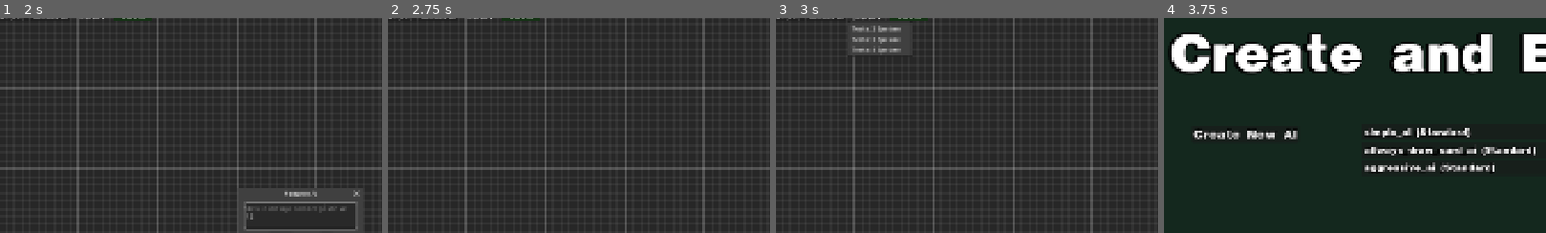
Above: before the commit, frames 1-4 (left to right).
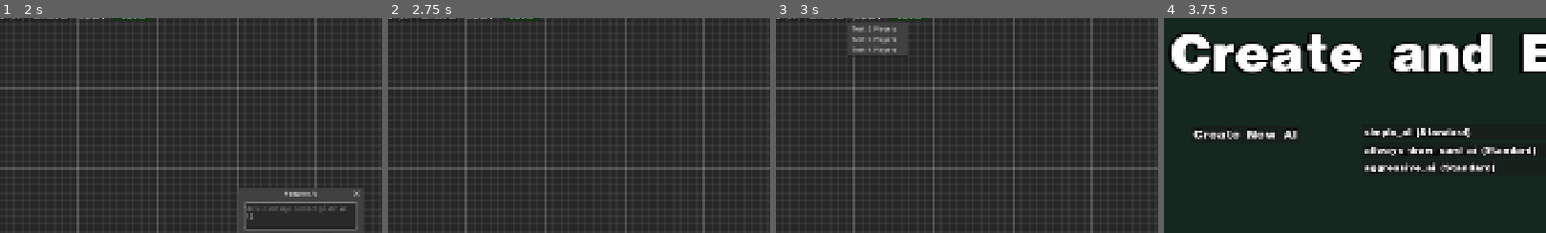
Above: after the commit, the same moments.

Repository: JontePonte/UNO-utlimate-ai-simulator
Game: Godot game, scene res://ai_editor/AIEditor.tscn
Same seed, same stepped clock (60 frames per second), same inputs: the game is played once before the commit and once after it. This scene is started directly instead of the project's main scene.
Inputs (mouse positions are % of the whole screen's width and height, from its top left):
- Up to frame 1 (2 s): click "Rename AI" at 0.5 s; click (50, 48) at 1.27 s; type "12" at 1.35 s
- Up to frame 2 (2.75 s): click "OK" at 2 s
- Up to frame 3 (3 s): click "Test AI ▼" at 2.75 s
- Up to frame 4 (3.75 s): click "<- Back to Menu" at 3.5 s
The pictures show only the part of the screen within x 11-61%, y 2-52%; the shares and areas given below are measured in that part.

Frames 1-2 are identical in both runs. In frame 3, 0.4% of the frame differs, in the area x 23-33%, y 3-16%; in frame 4, nothing differs.

Commit message:
Translated left over swedish to english

Diff:
--- a/uno-ultimate-ai-simulator/ai_editor/ai_editor.gd
+++ b/uno-ultimate-ai-simulator/ai_editor/ai_editor.gd
@@ -39,9 +39,9 @@
 	# Hämta popup-menyn som tillhör knappen
 	var popup = test_menu_button.get_popup()
 	popup.clear()
-	popup.add_item("Testa: 2 Spelare") # Blir ID 0
-	popup.add_item("Testa: 3 Spelare") # Blir ID 1
-	popup.add_item("Testa: 4 Spelare") # Blir ID 2
+	popup.add_item("Test: 2 Players") # Blir ID 0
+	popup.add_item("Test: 3 Players") # Blir ID 1
+	popup.add_item("Test: 4 Players") # Blir ID 2
 
 	# Koppla signalen när man klickar på ett alternativ i listan
 	popup.id_pressed.connect(_on_test_match_selected)
